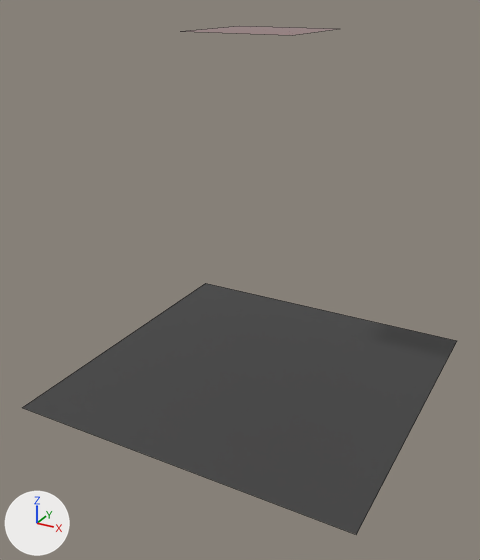
Two versions of the FBX model Assets/Resources/Prefabs/Skins/skin_3/skin_3_2_model.fbx, one commit apart.
Both versions are drawn from a 50 mm lens placed at (1.63, -3.2, 1.19), pointed at (-0.03, -0.18, -0.32). The lights are fixed; the arrows at lower left show +X, +Y and +Z. Mesh edges are drawn as thin lines. Where no turn or scale is listed for an object, it has been applied to the vertices. Vertices at the same position are counted once.

The older version as bpy lines, for what is in view:
```python
mat_material_001 = principled_material('Material.001')
mat_material_001.base_color = (0.1, 0.1, 0.1)  # dark grey #595959
mat_material_001.metallic = 0.7
me_cube_001 = bpy.data.meshes.new('Cube.001')
me_cube_001.from_pydata([(-1.0, -1.0, -1.0), (-0.3, -0.3, 1.0), (-1.0, 1.0, -1.0), (-0.3, 0.3, 1.0), (1.0, -1.0, -1.0), (0.3, -0.3, 1.0), (1.0, 1.0, -1.0), (0.3, 0.3, 1.0), (0.0, 0.0, 0.0)], [], [(2, 6, 4, 0), (7, 3, 1, 5)])
for i in [1]: me_cube_001.polygons[i].material_index = 1
me_cube_001.materials.append(mat_material_001)  # dark grey #595959
me_cube_001.materials.append(mat_material_002)  # red #ff0000
ob_cube = bpy.data.objects.new('Cube', me_cube_001)
ob_cube.location = (0.0, 0.0, 0.0)
```
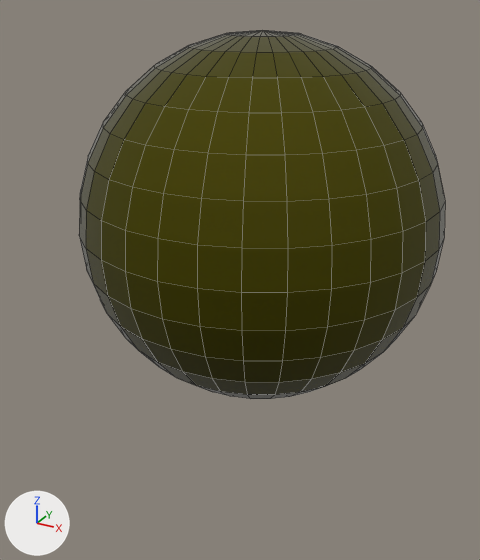
Patch to the scene script:
```diff
--- a/Assets/Resources/Prefabs/Skins/skin_3/skin_3_2_model.fbx.py
+++ b/Assets/Resources/Prefabs/Skins/skin_3/skin_3_2_model.fbx.py
@@ mat_material_001 @@
 mat_material_001 = principled_material('Material.001')
-mat_material_001.base_color = (0.1, 0.1, 0.1)  # dark grey #595959
+mat_material_001.base_color = (0.1, 0.0901, 0.0)  # dark yellow #595500
 mat_material_001.metallic = 0.7
+mat_material_001.roughness = 0.0
@@ me_cube_001 @@
 me_cube_001.from_pydata(...)  # 9 vertices, 2 faces; spans x -1.0..1.0, y -1.0..1.0, z -1.0..1.0
 # used by ob_cube; location = (0.0, 0.0, 0.0)
+# me_cube_001 part 1: a new loose piece, a UV sphere (32 segments, 16 rings, poles along z) spanning x -1.0..1.0, y -1.0..1.0, z -1.0..1.0, in mat_material_001 (dark yellow #595500)
+# me_cube_001 part 2: the loose piece of 4 vertices spanning x -1.0..1.0, y -1.0..1.0, z -1.0 is deleted
+# me_cube_001 part 3: the loose piece of 4 vertices spanning x -0.3..0.3, y -0.3..0.3, z 1.0 is deleted
 me_cube_001.materials.append(mat_material_001)
-me_cube_001.materials.append(mat_material_002)  # red #ff0000
```

Changed parts and their boxes (x1, y1, x2, y2) in the pictures (480 x 560 px):
'Cube', recoloured, surface changed, reshaped (16% narrower, 27% shorter): before (23, 26, 457, 535); after (79, 30, 445, 399)
part 1 of me_cube_001, added (yellow): after (79, 30, 445, 399)
part 2 of me_cube_001, deleted: before (23, 283, 457, 535)
part 3 of me_cube_001, deleted: before (180, 26, 335, 35)
